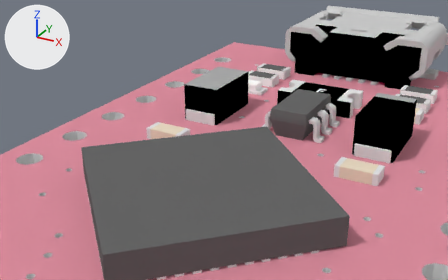
The Blender file products/12640/geometry_edit_blender/Pro_Micro.blend: old version first, new version second.
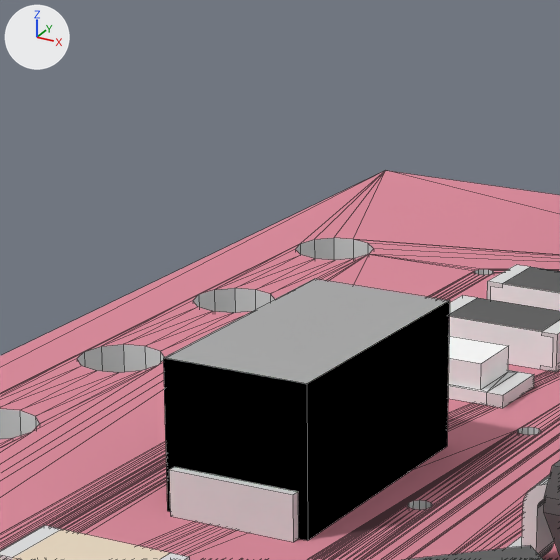
There are two pictures of each version: one from a camera (50 mm lens) standing at (18.12, -1.28, 11.0) and looking at (5.72, 21.27, -0.28), one close up on the part from 33% to 61% of the width and 1% to 46% of the height. Arrows for +X, +Y and +Z are at upper left; the lights stay in place. The close-ups show mesh edges as thin lines.

Names of what the first close-up shows: 'Mesh1 pcbgroup Model', 'Mesh14 LED_0603_3 Model', 'Mesh15 G_0603_RES1 Model', 'Mesh20 G_0603_RES6 Model', 'Mesh22 Group2 SOT23_5_1 Model', 'Mesh26 SOT23_5_1 Model', 'Mesh27 QFN_44_NOPAD_1_1_OUTFAKES1 Model', 'Mesh6 G_0603_CAP5 Model', 'Mesh9 EIA3216_1 Model'.
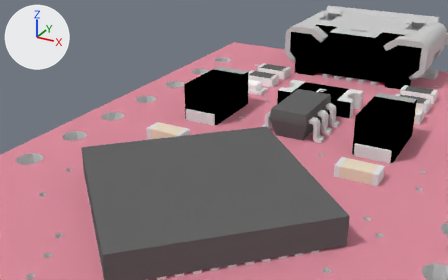
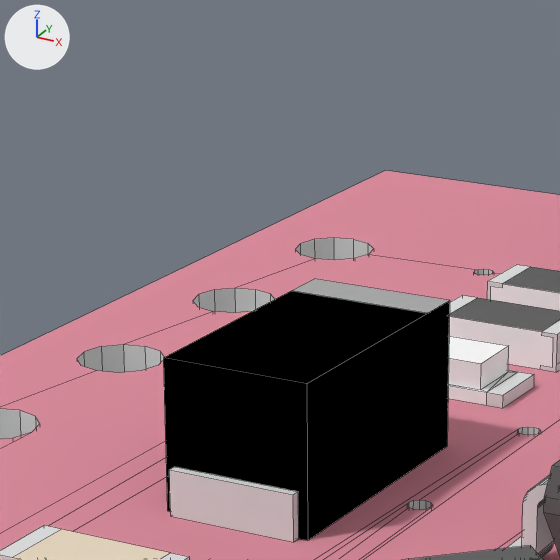
Location of each change, (x1, y1, x2, y2) in pixels of the close-ups (560 x 560 px; the box of a moved part takes in the faces that stretch with it):
part 1 of me_mesh9_eia3216_1_model, moved or reshaped: (164, 279, 450, 474) in both

Edits to the bpy script that builds the scene:
```text
Change me_mesh9_eia3216_1_model:
    where me_mesh9_eia3216_1_model.from_pydata(...)  # 24 vertices, 18 faces; spans x 4.27..5.87, y 0.8..2.4, z -23.45..-20.25
    used by ob_mesh9_eia3216_1_model
    verts and faces of me_mesh9_eia3216_1_model; kept vertices keep their numbers, new ones are numbered from 24
    before: 6 (5.87, 2.4, -20.35) at pixel (306, 383), 7 (4.27, 2.4, -20.35) at pixel (163, 357), 8 (4.27, 0.8, -20.35) at pixel (167, 511), 10 (5.87, 0.8, -20.35) at pixel (307, 540), 11 (5.87, 2.4, -23.35) at pixel (449, 300)
    before: 12 (4.27, 2.4, -23.35) at pixel (314, 278), 13 (5.87, 0.8, -23.35) at pixel (447, 446), 14 (4.27, 0.8, -23.35)
    me_mesh9_eia3216_1_model part 1
    add delete_faces([(6, 10, 13, 11), (7, 12, 14, 8), (6, 11, 12, 7)])
    add verts[24] = (5.87, 2.4, -22.85)  # pixel (427, 313)
    add verts[25] = (4.27, 2.4, -22.85)  # pixel (291, 290)
    add faces += [(6, 24, 25, 7), (6, 10, 13, 11, 24), (7, 25, 12, 14, 8)]  # mat_m_0137_black (black #000000)
    add faces += [(11, 12, 25, 24)]  # mat_m_0134_dimgray (grey #acacac)
```
